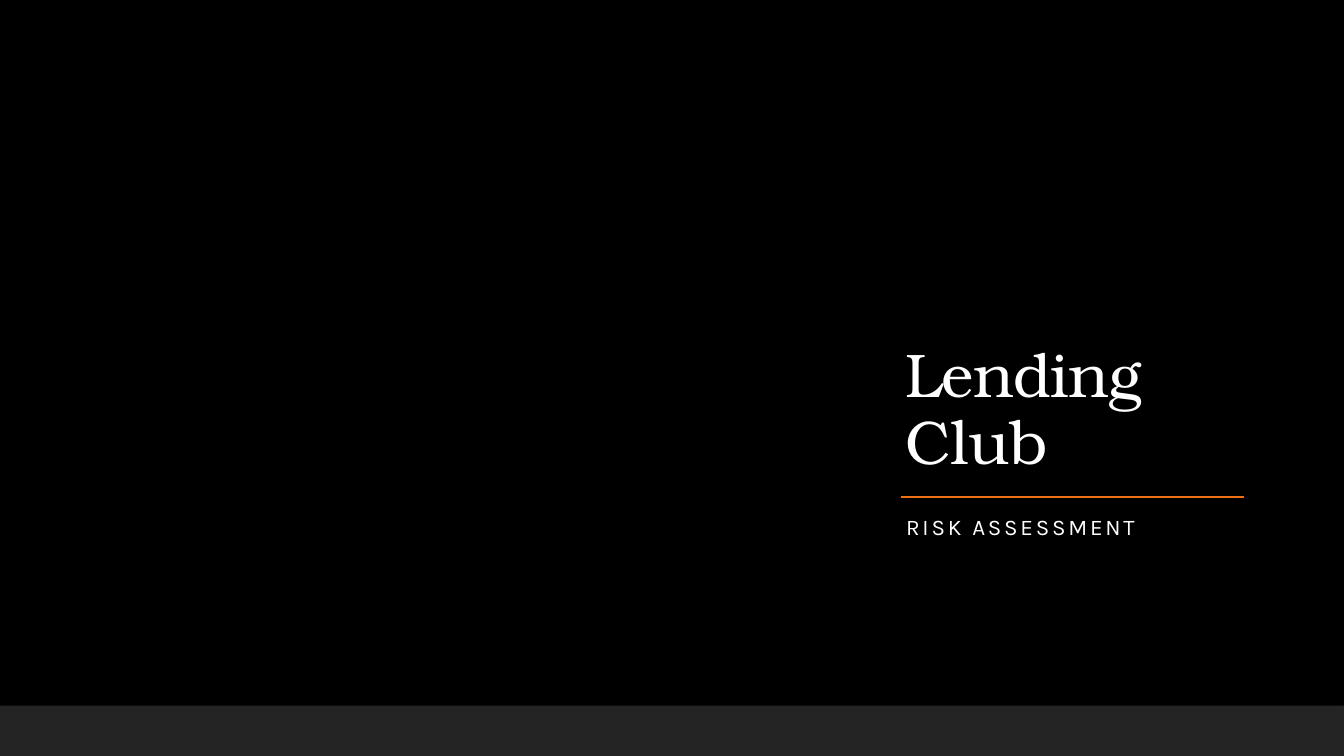
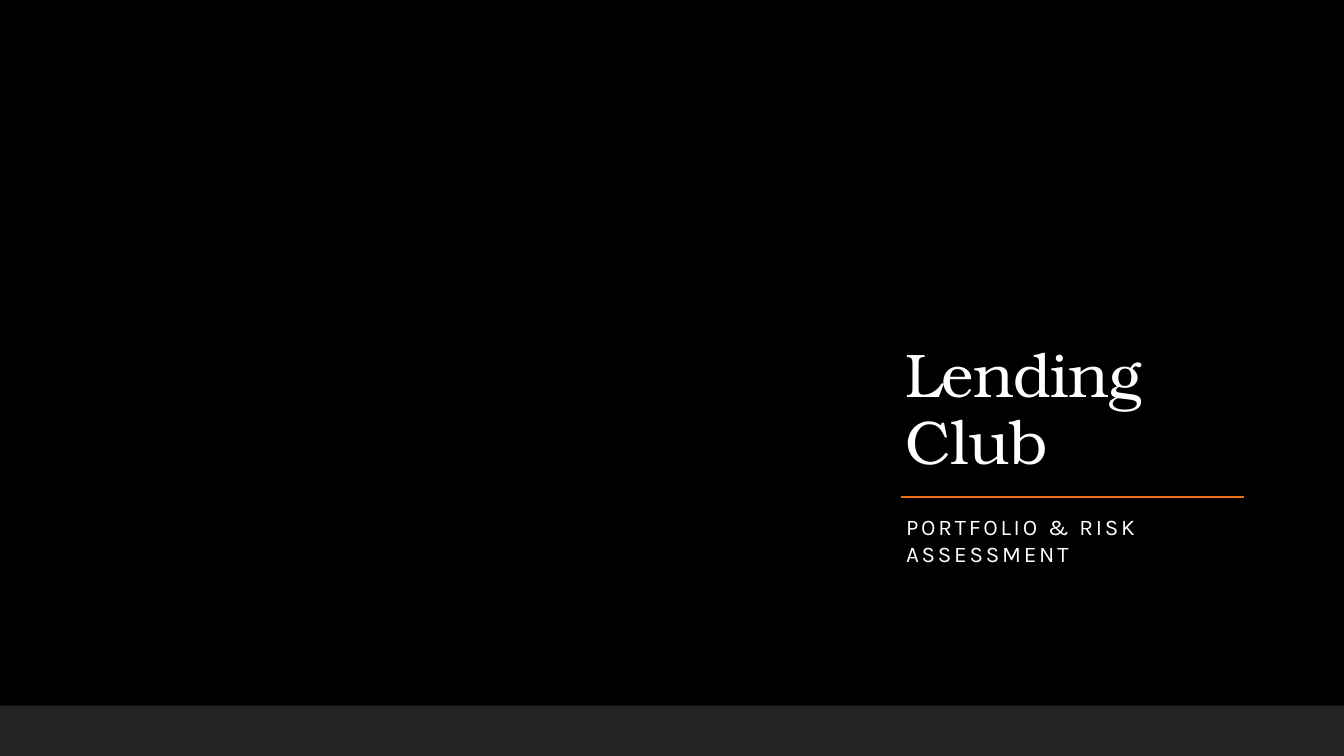
Before and after one commit to chitra-psg/lending-club, a slide deck: slide 1 of lending_club.pptx. Drawn at 1344x756 pixels with LibreOffice and Linux fonts; fonts in the diff are those of the drawing; background and template pictures are left out. Boxes give left, top, right and bottom in pixels: in the first picture for what was removed or moved away, otherwise in the second. Text is boxed around its words. In the diff, an @@ line names an element or a change of style, - is before the commit and + after.

```diff
--- a/lending_club.pptx
+++ b/lending_club.pptx
@@ subtitle at (906, 520, 1134, 563): text changed @@
-RISK ASSESSMENT
+PORTFOLIO & RISK ASSESSMENT
```
Also in this commit, not shown: 2 other slides changed, 7 slides added, 1 other file.
